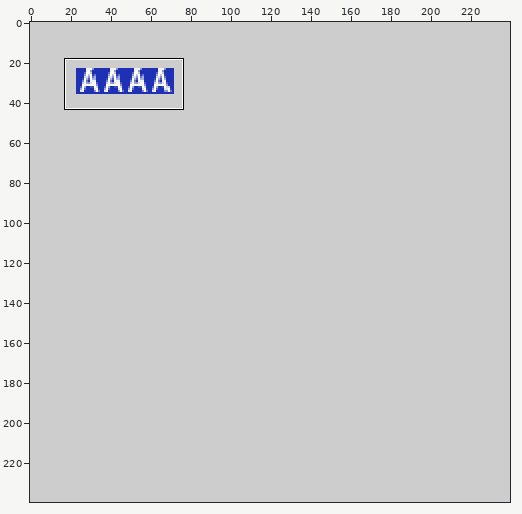
Two versions of one sprite sheet, Resource/test.png. The picture above shows the old version from afar; the outline marks the close-up.
Close-up. First the earlier version:
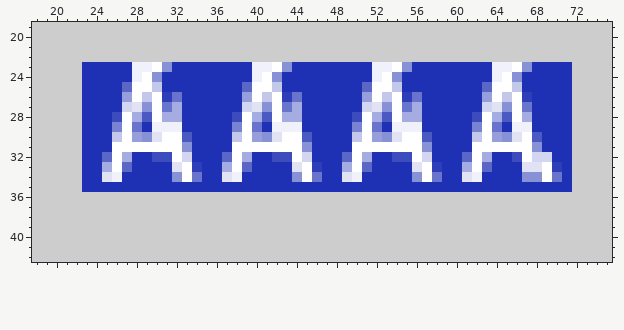
The file is 240x240 pixels. Shown: x 18..75, y 19..42.
Once edited:
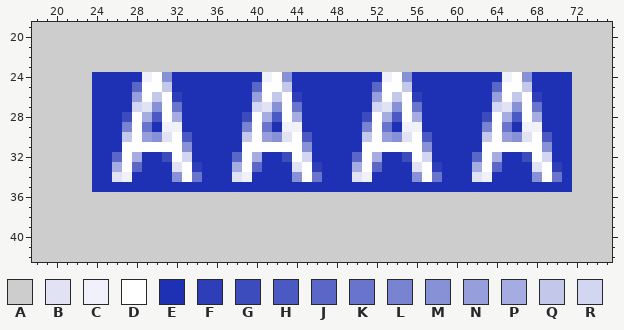
Palette (. is transparent): A #cdcdcd  B #e1e3f5  C #f0f1fa  D #ffffff  E #1e30b3  F #2d3eb8  G #3c4cbd  H #4b59c2  J #5a67c7  K #6975cc  L #7883d1  M #8791d6  N #969edc  P #a5ace1  Q #c3c8eb  R #d2d6f0
What changed:
{"y":23,"x":23,"old":"EEEEECCDMEEEEEEEECCDMEEEEEEEECCDMEEEEEEEECCDMEEEE","new":"AAAAAAAAAAAAAAAAAAAAAAAAAAAAAAAAAAAAAAAAAAAAAAAAA"}
{"y":24,"x":23,"old":"E","new":"A"}
{"y":24,"x":28,"old":"CDME","new":"ECDM"}
{"y":24,"x":40,"old":"CDME","new":"ECDM"}
{"y":24,"x":52,"old":"CDME","new":"ECDM"}
{"y":24,"x":64,"old":"CDME","new":"ECDM"}
{"y":25,"x":23,"old":"E","new":"A"}
{"y":25,"x":27,"old":"JD","new":"EJ"}
{"y":25,"x":30,"old":"QE","new":"DQ"}
{"y":25,"x":39,"old":"JD","new":"EJ"}
{"y":25,"x":42,"old":"QE","new":"DQ"}
{"y":25,"x":51,"old":"JD","new":"EJ"}
{"y":25,"x":54,"old":"QE","new":"DQ"}
{"y":25,"x":63,"old":"JD","new":"EJ"}
{"y":25,"x":66,"old":"QE","new":"DQ"}
{"y":26,"x":23,"old":"E","new":"A"}
{"y":26,"x":27,"old":"NDQDFK","new":"ENDQDF"}
{"y":26,"x":39,"old":"NDQDFK","new":"ENDQDF"}
{"y":26,"x":51,"old":"NDQDFK","new":"ENDQDF"}
{"y":26,"x":63,"old":"NDQDFE","new":"ENDQDF"}
{"y":27,"x":23,"old":"E","new":"A"}
{"y":27,"x":27,"old":"RBMDKP","new":"ERBMDK"}
{"y":27,"x":39,"old":"RBMDKP","new":"ERBMDK"}
{"y":27,"x":51,"old":"RBMDKP","new":"ERBMDK"}
{"y":27,"x":63,"old":"RBMDKE","new":"ERBMDK"}
{"y":28,"x":23,"old":"E","new":"A"}
{"y":28,"x":26,"old":"GDPHDP","new":"EGDPHD"}
{"y":28,"x":38,"old":"GDPHDP","new":"EGDPHD"}
{"y":28,"x":50,"old":"GDPHDP","new":"EGDPHD"}
{"y":28,"x":62,"old":"GDPHDPE","new":"EGDPHDP"}
{"y":29,"x":23,"old":"E","new":"A"}
{"y":29,"x":26,"old":"LDKEC","new":"ELDKE"}
{"y":29,"x":38,"old":"LDKEC","new":"ELDKE"}
{"y":29,"x":50,"old":"LDKEC","new":"ELDKE"}
{"y":29,"x":62,"old":"LDKEC","new":"ELDKE"}
{"y":29,"x":68,"old":"E","new":"C"}
{"y":30,"x":23,"old":"E","new":"A"}
{"y":30,"x":26,"old":"QDNMBD","new":"EQDNMB"}
{"y":30,"x":38,"old":"QDNMBD","new":"EQDNMB"}
{"y":30,"x":50,"old":"QDNMBD","new":"EQDNMB"}
{"y":30,"x":62,"old":"QDNMBDHE","new":"EQDNMBDH"}
{"y":31,"x":23,"old":"E","new":"A"}
{"y":31,"x":26,"old":"D","new":"E"}
{"y":31,"x":38,"old":"D","new":"E"}
{"y":31,"x":50,"old":"D","new":"E"}
{"y":31,"x":62,"old":"D","new":"E"}
{"y":31,"x":68,"old":"ME","new":"DM"}
{"y":32,"x":23,"old":"E","new":"A"}
{"y":32,"x":25,"old":"JDPE","new":"EJDP"}
{"y":32,"x":30,"old":"G","new":"E"}
{"y":32,"x":37,"old":"JDPE","new":"EJDP"}
{"y":32,"x":42,"old":"G","new":"E"}
{"y":32,"x":49,"old":"JDPE","new":"EJDP"}
{"y":32,"x":54,"old":"G","new":"E"}
{"y":32,"x":61,"old":"JDPE","new":"EJDP"}
{"y":32,"x":66,"old":"GDR","new":"EGD"}
{"y":33,"x":23,"old":"E","new":"A"}
{"y":33,"x":25,"old":"PDJE","new":"EPDJ"}
{"y":33,"x":37,"old":"PDJE","new":"EPDJ"}
{"y":33,"x":49,"old":"PDJE","new":"EPDJ"}
{"y":33,"x":61,"old":"PDJE","new":"EPDJ"}
{"y":33,"x":67,"old":"B","new":"E"}
{"y":34,"x":23,"old":"E","new":"A"}
{"y":34,"x":25,"old":"BCE","new":"EBC"}
{"y":34,"x":37,"old":"BCE","new":"EBC"}
{"y":34,"x":49,"old":"BCE","new":"EBC"}
{"y":34,"x":61,"old":"BCE","new":"EBC"}
{"y":34,"x":67,"old":"M","new":"E"}
{"y":35,"x":23,"old":"E","new":"A"}
{"label":"changed","picture_box":[82,62,572,192]}
